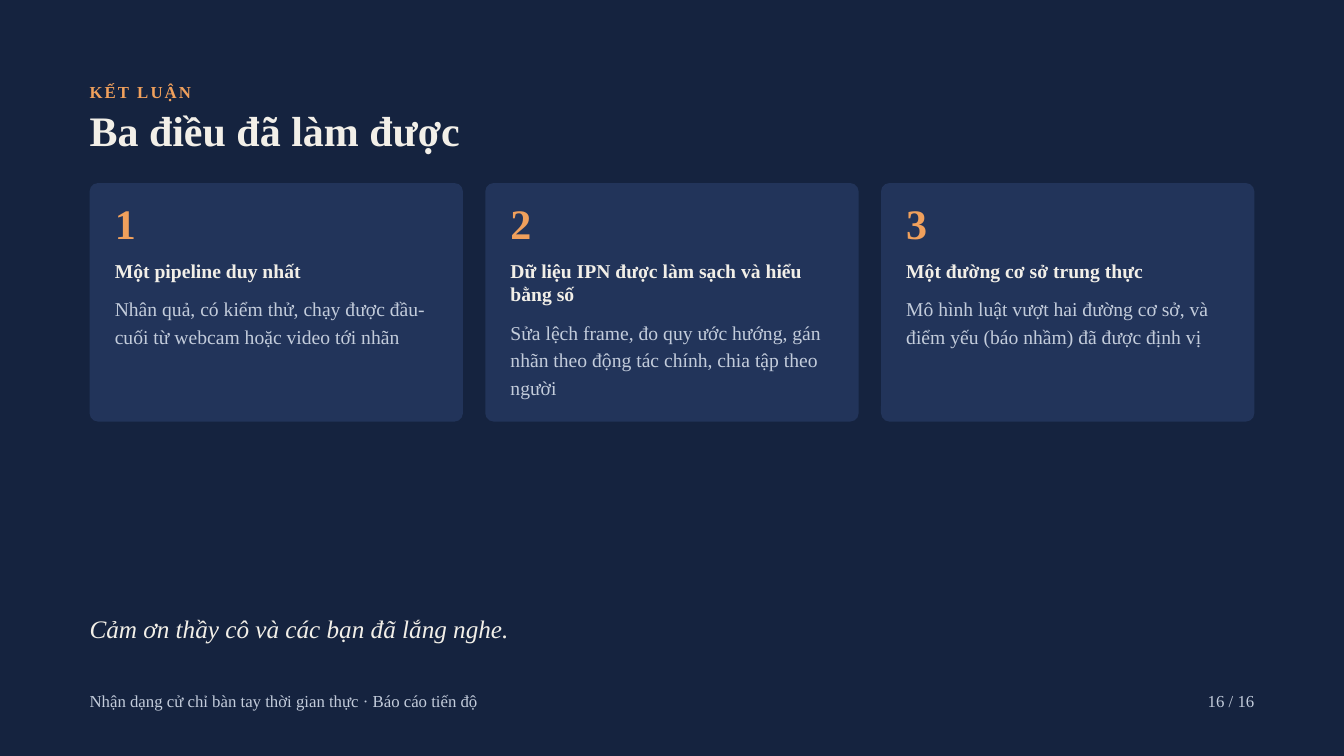
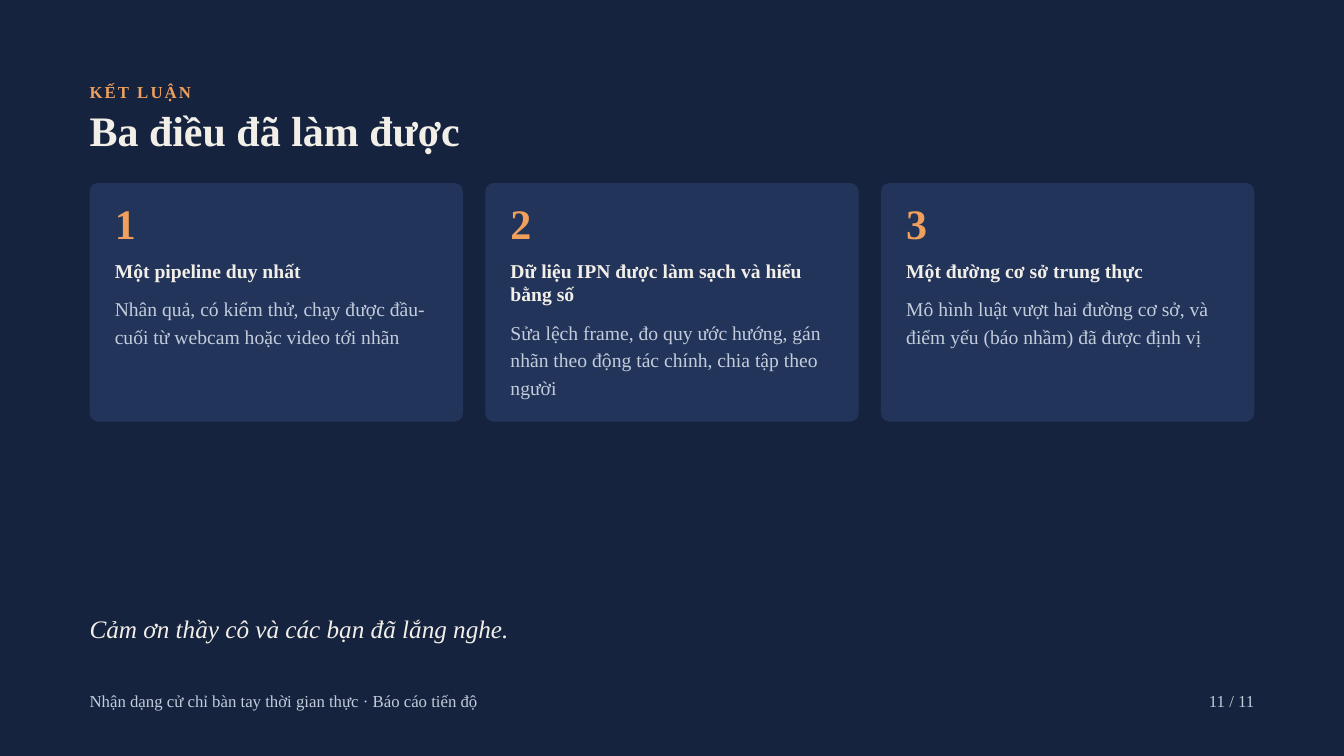
Before and after one commit to tienlamict/cv-action-recognition, a slide deck: slide 11 of slides/Report_phase_5.pptx (slide 16 before the commit). Drawn at 1344x756 pixels with LibreOffice and Linux fonts; fonts in the diff are those of the drawing. Boxes give left, top, right and bottom in pixels: in the first picture for what was removed or moved away, otherwise in the second. Text is boxed around its words. In the diff, an @@ line names an element or a change of style, - is before the commit and + after.

```diff
--- a/slides/Report_phase_5.pptx
+++ b/slides/Report_phase_5.pptx
@@ text at (1209,696,1254,707): text changed @@
-16 / 16
+11 / 11
```
Also in this commit, not shown: 9 other slides changed, 5 slides removed, 1 other file.
